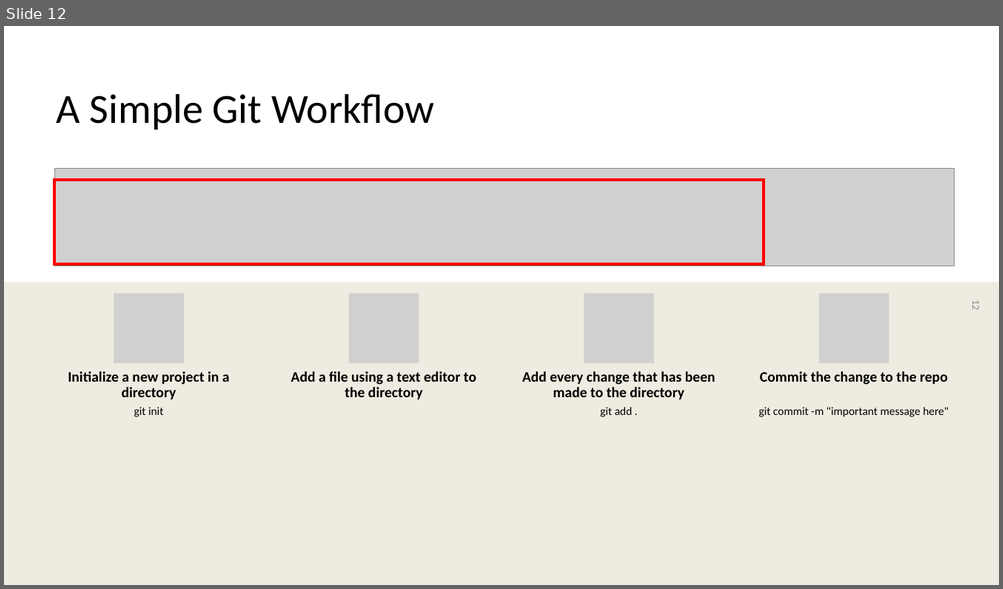
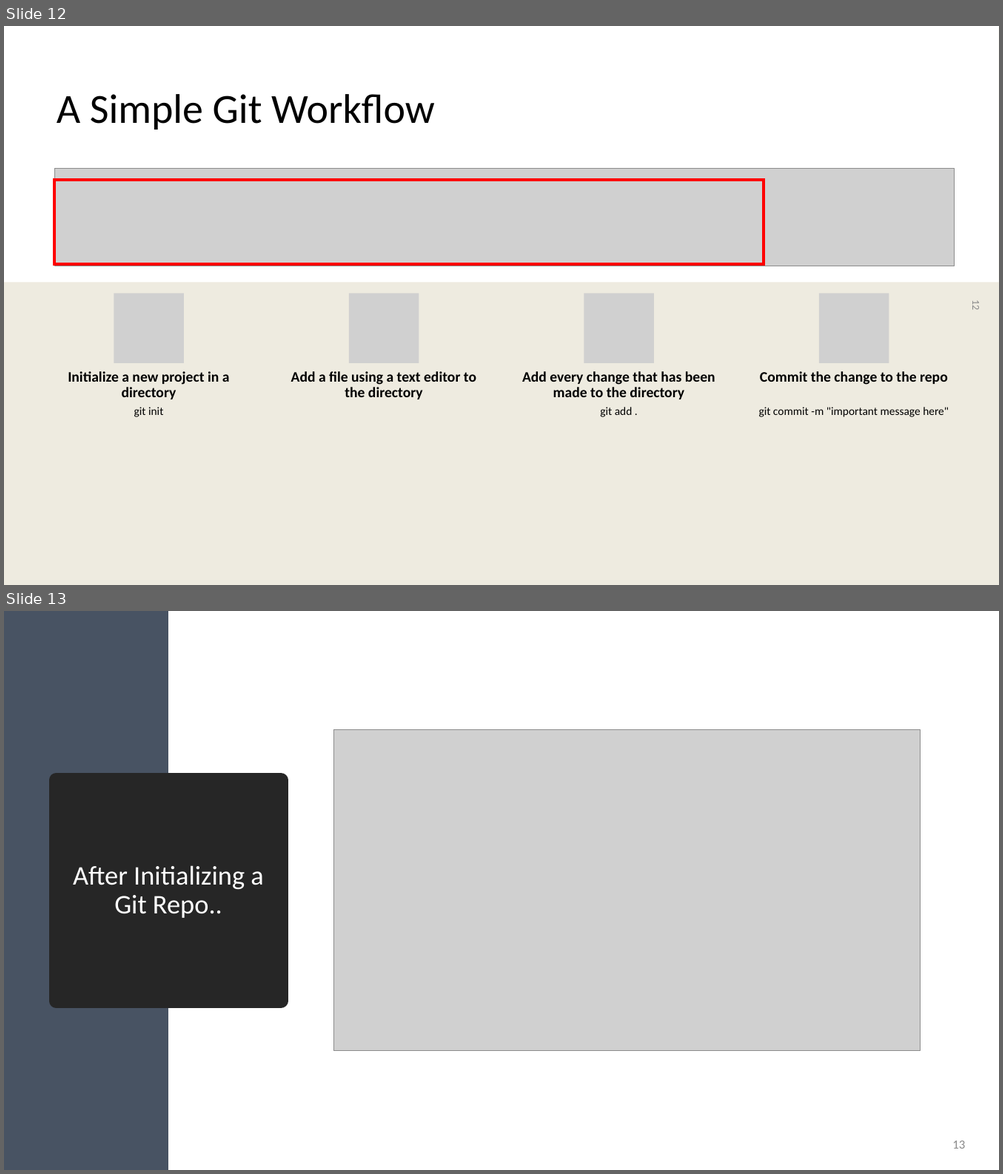
Before and after one commit to melsadany/intro-to-git, a slide deck: intro-to-Git-and-version-control_ME_101623.pptx. Shown one above the other, each under a label of ours: slide 12 before the commit, slides 12 and 13 after it. The pictures are 1003x589 and 1003x1174 pixels, drawn with LibreOffice and Linux fonts; fonts in the diff are those of the drawing; grey boxes stand for pictures. Boxes give left, top, right and bottom in pixels: in the first picture for what was removed or moved away, otherwise in the second. Text is boxed around its words. In the diff, an @@ line names an element or a change of style, - is before the commit and + after.

```diff
--- a/intro-to-Git-and-version-control_ME_101623.pptx
+++ b/intro-to-Git-and-version-control_ME_101623.pptx
@@ slide 13 added at (4,611,999,1170), background #FFFFFF @@
@@ rectangle added at (4,611,168,1170), fill #485363 @@
@@ picture added at (334,730,920,1051) @@
@@ title added at (57,780,281,1001), fill #262626, outline #262626 13.75 pt, 26 pt, text #FFFFFF @@
+After Initializing a Git Repo..
@@ page number added at (952,1141,965,1149), 12 pt, text #898989 @@
+13
```
Also in this commit, not shown: 5 other slides added.
